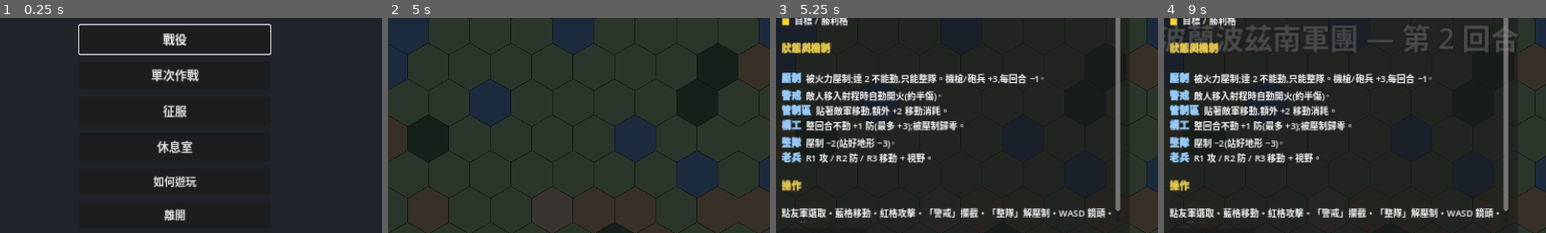
Above: before the commit, frames 1-4 (left to right).
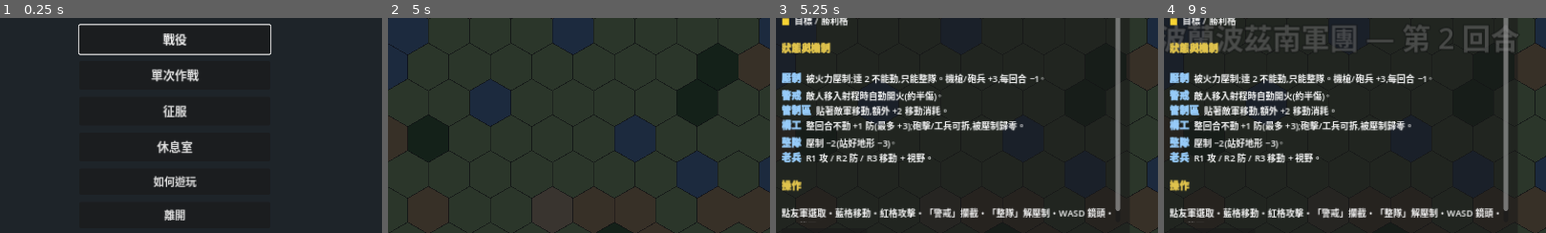
Above: after the commit, the same moments.

Repository: Fischer-Zhang/WorldWarII
Game: Godot game, scene res://scenes/main_menu.tscn
Same seed, same stepped clock (60 frames per second), same inputs: the game is played once before the commit and once after it.
Inputs:
- Up to frame 1 (0.25 s): no input
- Up to frame 2 (5 s): click "戰役" at 0.5 s; click "閃電戰與東進 1940-1941 (0/5) 德軍從西線突…" at 1.25 s; click "開始選定作戰" at 2 s; click "開始戰鬥" at 2.75 s; click "開始戰鬥" at 3.5 s; click "結束 德軍裝甲先遣隊 回合 (T1)" at 4.25 s
- Up to frame 3 (5.25 s): click "圖例 (H)" at 5 s
- Up to frame 4 (9 s): click "關閉" at 5.75 s; click "圖例 (H)" at 6.5 s; click "關閉" at 7.25 s; click "結束 德軍裝甲先遣隊 回合 (T2)" at 8 s; click "圖例 (H)" at 8.75 s
The pictures show only the part of the screen within x 27-77%, y 34-84%; the shares and areas given below are measured in that part.

Frames 1-2 are identical in both runs. In frame 3, 1.0% of the frame differs, in the area x 35-65%, y 47-53%; in frame 4, 1.0%.

Commit message:
Let engineers breach dig-in

Diff:
--- a/data/help.json
+++ b/data/help.json
@@ -30,7 +30,7 @@
     },
     {
       "term": "構工 (Dig-in)",
-      "body": "整個回合不移動、不攻擊、不警戒的單位會自動構築工事:每回合 +1 防禦,最多 +3。被間接砲火命中會 −1;一旦被壓制、移動或攻擊則立刻歸零。守點部隊按兵不動會越來越硬。"
+      "body": "整個回合不移動、不攻擊、不警戒的單位會自動構築工事:每回合 +1 防禦,最多 +3。被間接砲火命中會 −1;被工兵命中最多 −2。一旦被壓制、移動或攻擊則立刻歸零。守點部隊按兵不動會越來越硬。"
     },
     {
       "term": "整隊 (Rally)",
@@ -86,7 +86,7 @@
       { "term": "壓制", "body": "被火力壓制;達 2 不能動,只能整隊。機槍/砲兵 +3,每回合 −1。" },
       { "term": "警戒", "body": "敵人移入射程時自動開火(約半傷)。" },
       { "term": "管制區", "body": "貼著敵軍移動,額外 +2 移動消耗。" },
-      { "term": "構工", "body": "整回合不動 +1 防(最多 +3);被壓制歸零。" },
+      { "term": "構工", "body": "整回合不動 +1 防(最多 +3);砲擊/工兵可拆,被壓制歸零。" },
       { "term": "整隊", "body": "壓制 −2(站好地形 −3)。" },
       { "term": "老兵", "body": "R1 攻 / R2 防 / R3 移動 + 視野。" }
     ],
--- a/scripts/combat/combat_effects.gd
+++ b/scripts/combat/combat_effects.gd
@@ -40,6 +40,8 @@
 static func dig_in_loss_for_attack(atk_def: Dictionary, damage: int, defender_dig_in: int) -> int:
 	if damage <= 0 or defender_dig_in <= 0:
 		return 0
+	if String(atk_def.get("id", "")) == "engineer":
+		return min(2, defender_dig_in)
 	return 1 if atk_def.get("indirect", false) else 0
 
 static func apply_suppression(current: int, added: int) -> int:
--- a/tests/test_combat_effects.gd
+++ b/tests/test_combat_effects.gd
@@ -10,6 +10,7 @@
 	var fail_count := 0
 
 	var infantry := {"id": "infantry"}
+	var engineer := {"id": "engineer"}
 	var mg := {"id": "mg_team"}
 	var artillery := {"id": "artillery", "indirect": true}
 	var plain := {"defense": 0}
@@ -40,6 +41,27 @@
 		printerr("FAIL: artillery dig-in loss expected 1 got %d" % dig_loss)
 
 	# 4) Suppression caps and recovers deterministically.
+	var engineer_dig_loss := CombatEffects.dig_in_loss_for_attack(engineer, 1, 3)
+	if engineer_dig_loss == 2:
+		pass_count += 1
+	else:
+		fail_count += 1
+		printerr("FAIL: engineer dig-in loss expected 2 got %d" % engineer_dig_loss)
+
+	# 5) Engineer breach is capped by remaining dig-in and requires damage.
+	var engineer_capped := CombatEffects.dig_in_loss_for_attack(engineer, 1, 1)
+	var engineer_no_damage := CombatEffects.dig_in_loss_for_attack(engineer, 0, 3)
+	var infantry_no_breach := CombatEffects.dig_in_loss_for_attack(infantry, 1, 3)
+	if engineer_capped == 1 and engineer_no_damage == 0 and infantry_no_breach == 0:
+		pass_count += 1
+	else:
+		fail_count += 1
+		printerr(
+			"FAIL: engineer breach guardrails expected 1/0/0 got %d/%d/%d"
+			% [engineer_capped, engineer_no_damage, infantry_no_breach]
+		)
+
+	# 6) Suppression caps and recovers deterministically.
 	var capped := CombatEffects.apply_suppression(4, 3)
 	var recovered := CombatEffects.recover_suppression(capped)
 	if capped == CombatEffects.MAX_SUPPRESSION and recovered == 4:
@@ -48,7 +70,7 @@
 		fail_count += 1
 		printerr("FAIL: cap/recover expected 5->4 got %d->%d" % [capped, recovered])
 
-	# 5) Heavy suppression affects movement and attack, light suppression does not.
+	# 7) Heavy suppression affects movement and attack, light suppression does not.
 	if CombatEffects.move_penalty(3) == 1 and CombatEffects.attack_penalty(4) == 1 \
 			and CombatEffects.move_penalty(2) == 0 and CombatEffects.attack_penalty(3) == 0:
 		pass_count += 1
@@ -56,7 +78,7 @@
 		fail_count += 1
 		printerr("FAIL: suppression penalties did not match thresholds")
 
-	# 6) Lethal or zero-damage hits do not leave suppression behind.
+	# 8) Lethal or zero-damage hits do not leave suppression behind.
 	var lethal := CombatEffects.suppression_for_attack(mg, 4, true)
 	var no_damage := CombatEffects.suppression_for_attack(artillery, 0, false)
 	if lethal == 0 and no_damage == 0:
@@ -65,7 +87,7 @@
 		fail_count += 1
 		printerr("FAIL: lethal/no-damage suppression expected 0/0 got %d/%d" % [lethal, no_damage])
 
-	# 7) Rally recovers more suppression in cover.
+	# 9) Rally recovers more suppression in cover.
 	var rally_plain := CombatEffects.rally_suppression(5, plain)
 	var rally_town := CombatEffects.rally_suppression(5, town)
 	if rally_plain == 3 and rally_town == 2:
@@ -74,7 +96,7 @@
 		fail_count += 1
 		printerr("FAIL: rally expected plain/town 3/2 got %d/%d" % [rally_plain, rally_town])
 
-	# 8) Indirect fire gets a small extra suppression bonus from a light-tank spotter.
+	# 10) Indirect fire gets a small extra suppression bonus from a light-tank spotter.
 	var spotted := CombatEffects.spotter_suppression_bonus(artillery, true, 2, false)
 	var unspotted := CombatEffects.spotter_suppression_bonus(artillery, false, 2, false)
 	if spotted == CombatEffects.SPOTTER_SUPPRESSION_BONUS and unspotted == 0:
@@ -83,7 +105,7 @@
 		fail_count += 1
 		printerr("FAIL: spotter bonus expected 1/0 got %d/%d" % [spotted, unspotted])
 
-	# 9) Spotter support does not help direct, lethal, or zero-damage attacks.
+	# 11) Spotter support does not help direct, lethal, or zero-damage attacks.
 	var direct := CombatEffects.spotter_suppression_bonus(infantry, true, 2, false)
 	var lethal_spotted := CombatEffects.spotter_suppression_bonus(artillery, true, 2, true)
 	var no_damage_spotted := CombatEffects.spotter_suppression_bonus(artillery, true, 0, false)
@@ -96,7 +118,7 @@
 			% [direct, lethal_spotted, no_damage_spotted]
 		)
 
-	# 10) Splash damage is a floored percentage of a direct hit; no base = no splash.
+	# 12) Splash damage is a floored percentage of a direct hit; no base = no splash.
 	if CombatEffects.splash_damage(8, 50) == 4 \
 			and CombatEffects.splash_damage(1, 50) == 1 \
 			and CombatEffects.splash_damage(5, 100) == 5 \
--- a/tests/test_combat_resolver.gd
+++ b/tests/test_combat_resolver.gd
@@ -20,6 +20,9 @@
 	}
 	var mg := {
 		"id": "mg_team", "hp": 8, "attack": 5, "defense": 2, "range": 1, "vs_armor": 1, "armor": 0
+	}
+	var engineer := {
+		"id": "engineer", "hp": 8, "attack": 3, "defense": 2, "range": 1, "vs_armor": 1, "armor": 0
 	}
 	var artillery := {
 		"id": "artillery", "hp": 8, "attack": 8, "defense": 1, "range": 3, "vs_armor": 2, "armor": 0,
@@ -176,28 +179,38 @@
 			r15.suppression_to_defender, r15.defender_dig_in_loss,
 		])
 
-	# 16) Lethal hits do not leave suppression on a removed defender.
-	var r16 := CombatResolver.resolve(mg, infantry, 8, 1, plain, plain, 1)
-	if r16.defender_dies and r16.suppression_to_defender == 0:
+	# 16) Engineers breach two dig-in levels on damaging attacks but keep normal suppression.
+	var r16 := CombatResolver.resolve(engineer, infantry, 8, 10, plain, town, 1, 3)
+	if r16.damage_to_defender > 0 and r16.suppression_to_defender == 1 and r16.defender_dig_in_loss == 2:
+		pass_count += 1
+	else:
+		fail_count += 1
+		printerr("FAIL: engineer breach expected suppression=1 digloss=2 got dmg=%d suppression=%d digloss=%d" % [
+			r16.damage_to_defender, r16.suppression_to_defender, r16.defender_dig_in_loss,
+		])
+
+	# 17) Lethal hits do not leave suppression on a removed defender.
+	var r17 := CombatResolver.resolve(mg, infantry, 8, 1, plain, plain, 1)
+	if r17.defender_dies and r17.suppression_to_defender == 0:
 		pass_count += 1
 	else:
 		fail_count += 1
 		printerr("FAIL: lethal suppression expected 0 got died=%s suppression=%d" % [
-			r16.defender_dies, r16.suppression_to_defender,
-		])
-
-	# 17) suppress_counter=true skips the counter even when defender survives.
+			r17.defender_dies, r17.suppression_to_defender,
+		])
+
+	# 18) suppress_counter=true skips the counter even when defender survives.
 	#     Used by general active skills like Rommel's 閃電進攻.
-	var r17 := CombatResolver.resolve(
+	var r18 := CombatResolver.resolve(
 		infantry, infantry, 10, 10, plain, plain, 1,
 		0, {}, {}, true
 	)
-	if r17.damage_to_defender == 2 and r17.counter_damage == 0:
+	if r18.damage_to_defender == 2 and r18.counter_damage == 0:
 		pass_count += 1
 	else:
 		fail_count += 1
 		printerr("FAIL: suppress_counter expected dmg=2 counter=0 got dmg=%d counter=%d" % [
-			r17.damage_to_defender, r17.counter_damage
+			r18.damage_to_defender, r18.counter_damage
 		])
 
 	print("CombatResolver tests: %d pass, %d fail" % [pass_count, fail_count])
Not shown, changed: docs/progress/BALANCE_WORKFLOWS.md
Not shown, changed: docs/progress/balance_report.md
Not shown, changed: tools/balance_report.py
